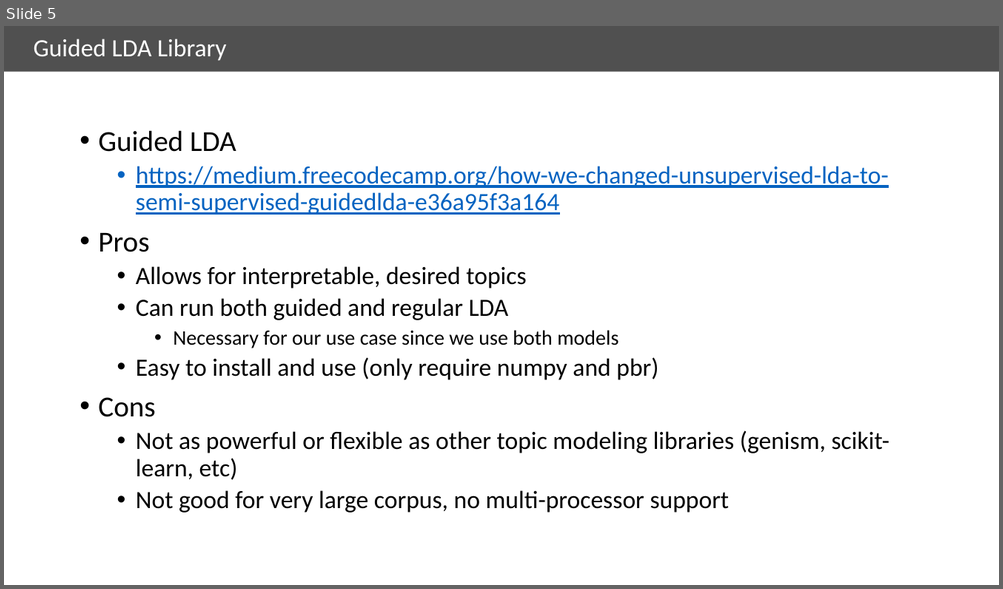
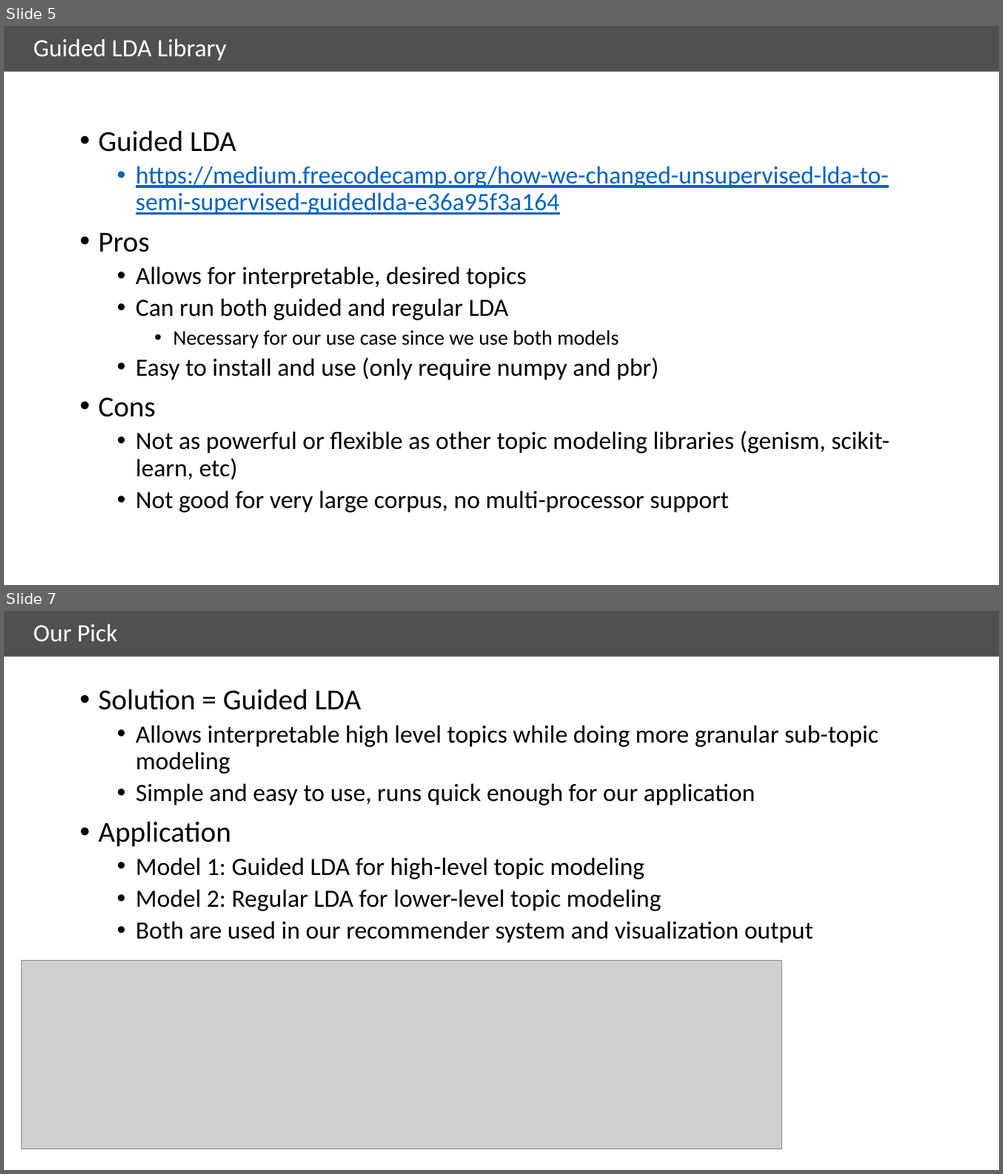
Before and after one commit to ryanbae89/news_analyzer, a slide deck: doc/WeReadTheNews.pptx. Shown one above the other, each under a label of ours: slide 5 before the commit, slides 5 and 7 after it; the slides between them are not shown. The pictures are 1003x589 and 1003x1174 pixels, drawn with LibreOffice and Linux fonts; fonts in the diff are those of the drawing; grey boxes stand for pictures. Boxes give left, top, right and bottom in pixels: in the first picture for what was removed or moved away, otherwise in the second. Text is boxed around its words. In the diff, an @@ line names an element or a change of style, - is before the commit and + after.

```diff
--- a/doc/WeReadTheNews.pptx
+++ b/doc/WeReadTheNews.pptx
@@ slide 7 added at [4,611,999,1170], background #FFFFFF; not listed: 1 template element that a slide beside it also shows @@
@@ title added at [34,624,117,641], 24 pt, text #FFFFFF @@
+Our Pick
@@ text added at [98,689,878,943], 24 pt, text #000000 @@
+• Solution = Guided LDA
+  • Allows interpretable high level topics while doing more granular sub-topic modeling
+  • Simple and easy to use, runs quick enough for our application
+• Application
+  • Model 1: Guided LDA for high-level topic modeling
+  • Model 2: Regular LDA for lower-level topic modeling
+  • Both are used in our recommender system and visualization output
@@ picture added at [22,961,782,1150] @@
```
Also in this commit, not shown: 1 slide changed, 1 other slide added.
